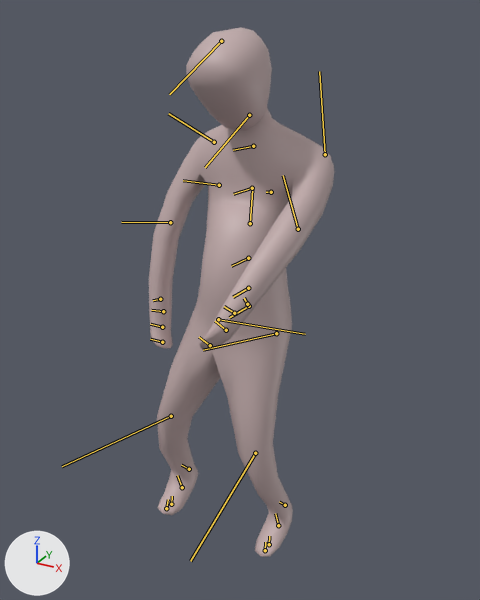
The FBX model Assets/Models/Player/Jump/JumpAnimation.fbx, before and after one commit.
Camera for both pictures: a 50 mm camera at (0.0467, -0.0785, 0.0815) aimed at (0.0052, -0.0029, 0.0437). Arrows for +X, +Y and +Z are at lower left; the lights stay in place. Both versions are drawn at frame 31 of the action 'Take 001'; the numbers are the values there. The bones that bend it are drawn over the model as lines.

In view in the first picture: 'basic_model:Mesh'.
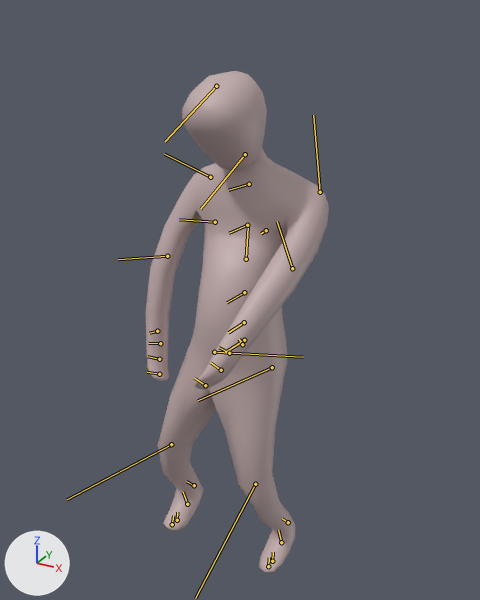
Patch to the scene script:
```diff
--- a/Assets/Models/Player/Jump/JumpAnimation.fbx.py
+++ b/Assets/Models/Player/Jump/JumpAnimation.fbx.py
@@ bone_hip @@
 bone_hip = bpy.data.objects['Armature'].pose.bones['Hip']
-bone_hip.location = (0.29, 0.12, 0.38)
+bone_hip.location = (-0.13, 0.25, 0.65)
@@ bone_l_leg @@
 bone_l_leg = bpy.data.objects['Armature'].pose.bones['L_Leg']  # child of 'Hip'
-bone_l_leg.rotation_quaternion = (0.986, 0.049, 0.033, 0.156)  # degrees (6, 3, 18)
+bone_l_leg.rotation_quaternion = (0.991, 0.048, 0.032, 0.117)  # degrees (6, 3, 14)
@@ bone_l_ancle @@
 bone_l_ancle = bpy.data.objects['Armature'].pose.bones['L_Ancle']  # child of 'L_Knee'
-bone_l_ancle.rotation_quaternion = (0.996, -0.036, 0.008, 0.083)  # degrees (-4, 1, 10)
+bone_l_ancle.rotation_quaternion = (0.989, -0.015, 0.023, 0.148)  # degrees (-1, 3, 17)
@@ bone_r_leg @@
 bone_r_leg = bpy.data.objects['Armature'].pose.bones['R_Leg']  # child of 'Hip'
-bone_r_leg.rotation_quaternion = (0.939, 0.27, 0.098, -0.188)  # degrees (29, 17, -18)
+bone_r_leg.rotation_quaternion = (0.943, 0.274, 0.111, -0.151)  # degrees (30, 17, -14)
@@ bone_r_ancle @@
 bone_r_ancle = bpy.data.objects['Armature'].pose.bones['R_Ancle']  # child of 'R_Knee'
-bone_r_ancle.rotation_quaternion = (0.956, -0.064, 0.286, 0.03)  # degrees (-7, 33, 1)
+bone_r_ancle.rotation_quaternion = (0.947, -0.034, 0.308, 0.086)  # degrees (-1, 36, 10)
```

Changed parts and their boxes (x1, y1, x2, y2) in the pictures (480 x 600 px):
'basic_model:Mesh', posed: before (149, 27, 334, 557); after (146, 71, 329, 572)
bone 'Hip', root to tip: before (249, 306) to (229, 317); after (244, 340) to (225, 352)
bone 'L_Leg', root to tip: before (276, 333) to (203, 350); after (272, 367) to (198, 400)
bone 'L_Ancle', root to tip: before (285, 505) to (279, 502); after (288, 522) to (282, 518)
bone 'R_Leg', root to tip: before (218, 319) to (305, 334); after (214, 352) to (303, 357)
bone 'R_Ancle', root to tip: before (189, 469) to (181, 465); after (194, 485) to (186, 481)
